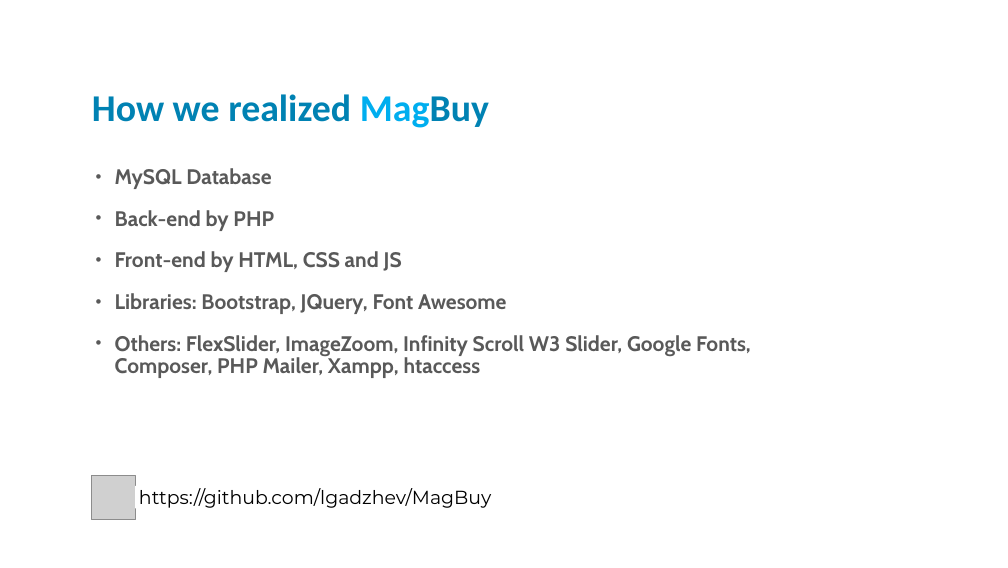
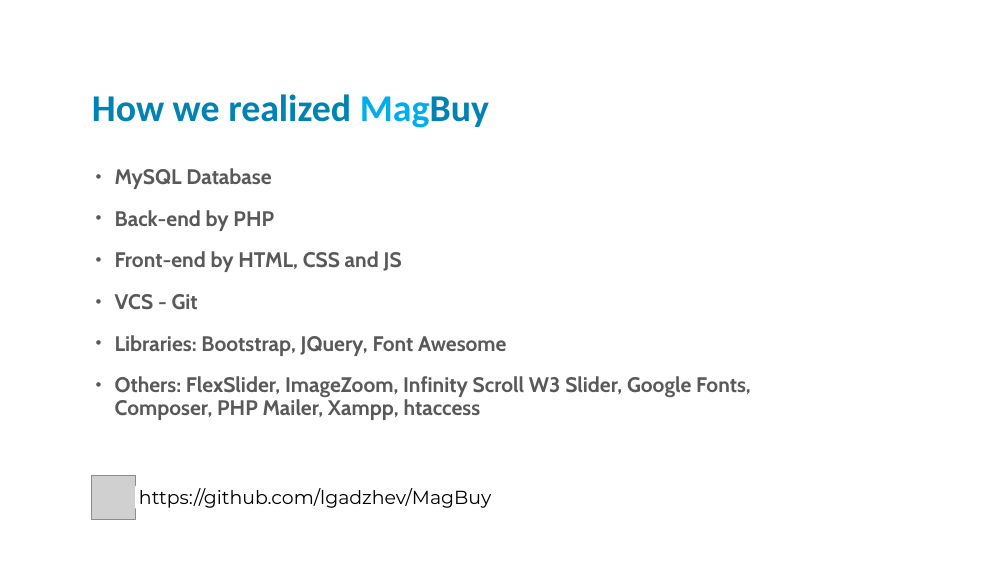
Before and after one commit to danask/MagBuy, a slide deck: slide 5 of MagBuy Presentation.pptx. Drawn at 1008x568 pixels with LibreOffice and Linux fonts; fonts in the diff are those of the drawing; grey boxes stand for pictures; background and template pictures are left out. Boxes give left, top, right and bottom in pixels: in the first picture for what was removed or moved away, otherwise in the second. Text is boxed around its words. In the diff, an @@ line names an element or a change of style, - is before the commit and + after.

Commit message:
Modified PPT

```diff
--- a/MagBuy Presentation.pptx
+++ b/MagBuy Presentation.pptx
@@ text at (115, 294, 198, 310): paragraph added @@
+• VCS - Git
```
Also in this commit, not shown: 1 other file.
